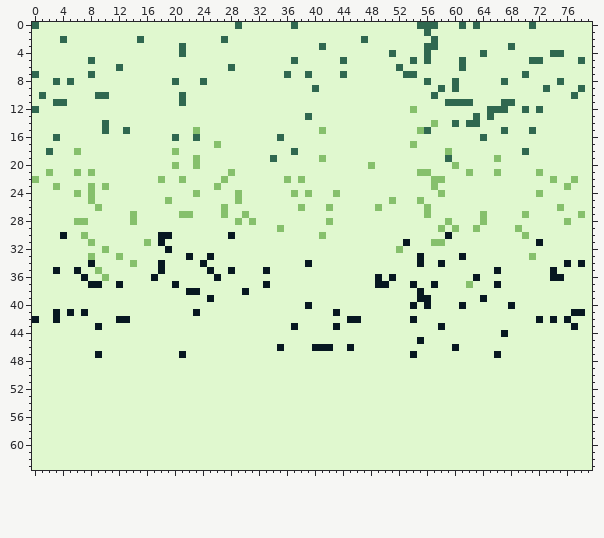
Two versions of one pixel-art file, zero-sugar-added/editions/1-w4/assets/tiles.aseprite. The first picture shows the starting point.
80x64 pixels, 1 frame.
And afterwards:
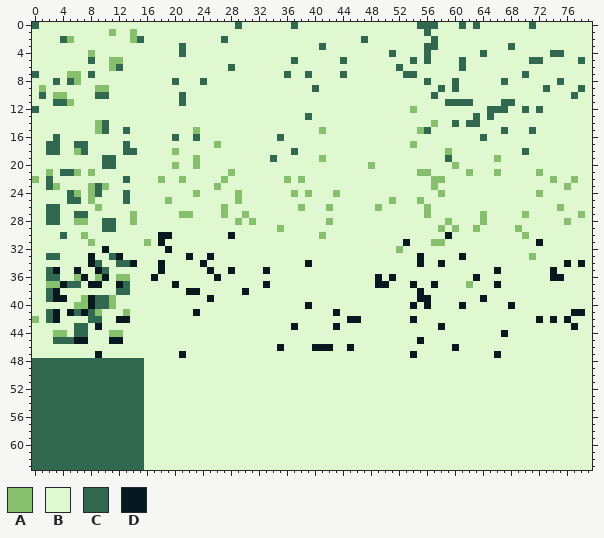
Palette (. is transparent): A #86c06c  B #e0f8cf  C #306850  D #071821
The author wrote: Playing arounnd with tile looks for dirt
Edits made:
y 1: x 11 B -> A; x 14 B -> A
y 2: x 5 B -> A; x 14 B -> A
y 4: x 8 B -> A
y 5: x 11..12 BB -> AA
y 6: x 11 B -> A
y 7: x 5..6 BB -> AA
y 8: x 6 B -> A
y 9: x 1 B -> A; x 9..10 BB -> AA
y 10: x 3..4 BB -> AA
y 11: x 5 B -> A
y 14..15: x 9 B -> A
y 17: x 2..3 BB -> CC; x 6..7 BB -> CC; x 13 B -> C
y 18: x 3 B -> C; x 7 B -> C; x 13..14 BB -> CC
y 19..20: x 10..11 BB -> CC
y 21: x 4..5 BB -> CC
y 22: x 2 B -> C; x 13 B -> C
y 23: x 2 B -> C; x 9 B -> C
y 24: x 5 B -> C; x 9 B -> C; x 13 B -> C
y 25: x 5..6 BB -> CC; x 13 B -> C
y 26: x 2..3 BB -> CC
y 27: x 2..3 BB -> CC; x 6..7 BB -> CC
y 28: x 2..3 BB -> CC; x 10..11 BB -> CC
y 29: x 10..11 BB -> CC
y 30: x 4 D -> C
y 32: x 10 A -> D
y 33: x 2..3 BB -> CC; x 8 A -> D; x 11..12 BA -> CD
y 34: x 9 B -> C; x 12..14 BBA -> CCD
y 35: x 2 B -> C; x 9..10 AB -> DC
y 36: x 2..3 BB -> CC; x 6 B -> A; x 9..10 BA -> AD; x 12..13 BB -> AA
y 37: x 2..6 BBBBB -> AADCC; x 13 B -> C
y 38: x 2..3 BB -> CD; x 12..13 BB -> CC
y 39: x 2..4 BBB -> CDD; x 7..11 BBBBB -> ADCCA
y 40: x 6..11 BBBBBB -> AADCCA
y 41: x 2 B -> C; x 6 B -> C; x 8..9 BB -> CA; x 13 B -> A
y 42: x 0 D -> A; x 2 B -> C; x 8..9 BB -> CC
y 43: x 6..7 BB -> CC
y 44: x 3..4 BB -> AA; x 6..7 BB -> CC; x 11..12 BB -> AA
y 45: x 3..7 BBBBB -> CCCDD; x 11..12 BB -> DD
y 48..63: x 0..15 BBBBBBBBBBBBBBBB -> CCCCCCCCCCCCCCCC
Boxes around the changes in both pictures, in picture pixels (x1, y1, x2, y2):
changed: (32, 29, 144, 470)
